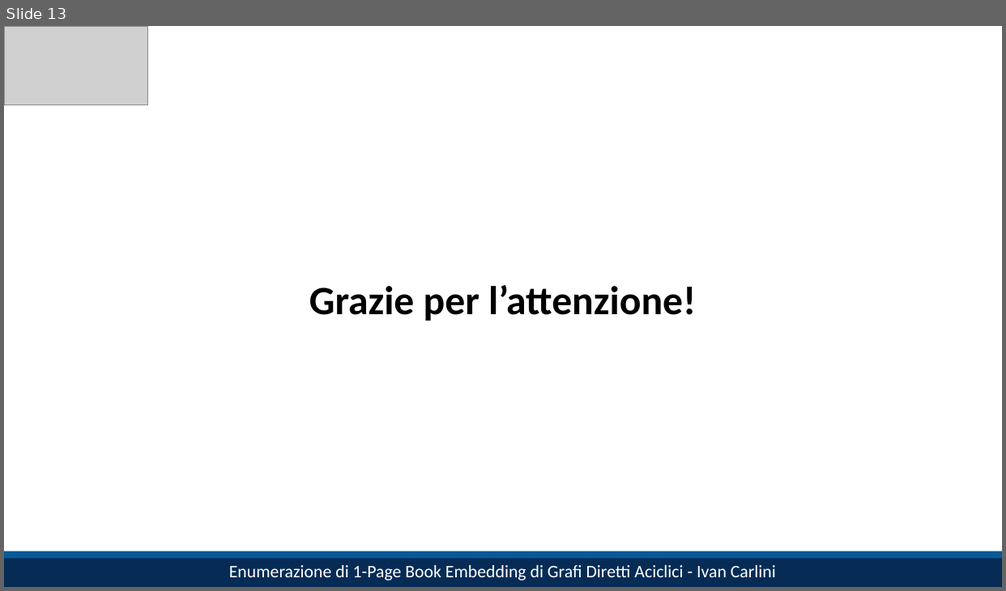
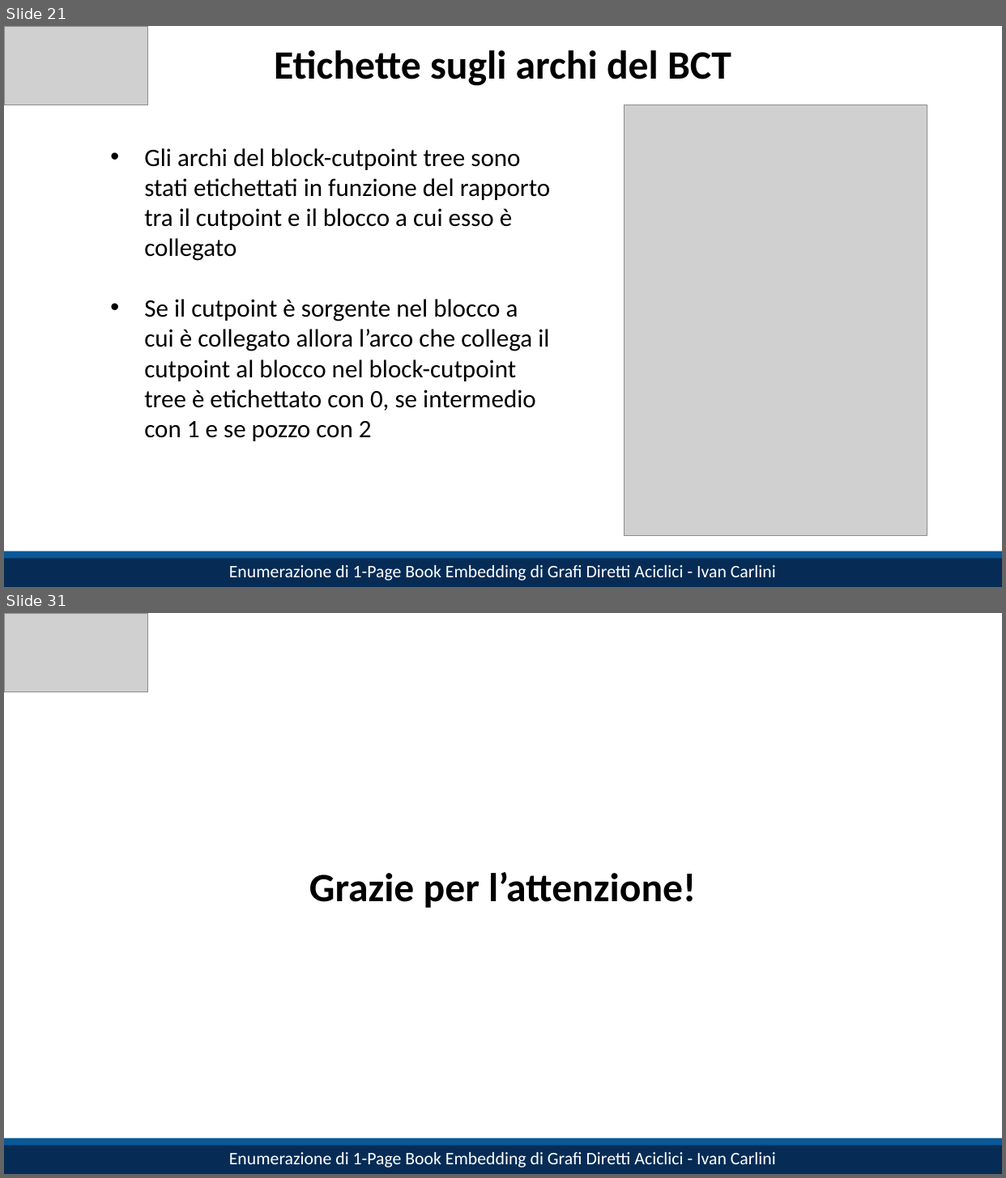
Before and after one commit to IC-99/book-embeddings, a slide deck: slides.pptx. Shown one above the other, each under a label of ours: slide 13 before the commit, slides 21 and 31 after it; the slides between them are not shown. The pictures are 1006x591 and 1006x1178 pixels, drawn with LibreOffice and Linux fonts; fonts in the diff are those of the drawing; grey boxes stand for pictures. Boxes give left, top, right and bottom in pixels: in the first picture for what was removed or moved away, otherwise in the second. Text is boxed around its words. In the diff, an @@ line names an element or a change of style, - is before the commit and + after.

```diff
--- a/slides.pptx
+++ b/slides.pptx
@@ slide 21 added at bbox=[4, 26, 1002, 587], background #FFFFFF @@
@@ picture added at bbox=[4, 26, 148, 105] @@
@@ title added at bbox=[274, 50, 731, 86], 32 pt, text #000000, bold @@
+Etichette sugli archi del BCT
@@ picture added at bbox=[624, 105, 927, 537] @@
@@ text added at bbox=[144, 148, 550, 442], 20 pt, text #000000 @@
+  • Gli archi del block-cutpoint tree sono stati etichettati in funzione del rapporto tra il cutpoint e il blocco a cui esso è collegato
+  • Se il cutpoint è sorgente nel blocco a cui è collegato allora l’arco che collega il cutpoint al blocco nel block-cutpoint tree è etichettato con 0, se intermedio con 1 e se pozzo con 2
@@ rectangle added at bbox=[4, 555, 1002, 587], fill #062C56, 14 pt, text #FFFFFF @@
+Enumerazione di 1-Page Book Embedding di Grafi Diretti Aciclici - Ivan Carlini
@@ rectangle added at bbox=[4, 551, 1002, 558], fill #0A5898 @@
@@ what was slide 13 is now slide 31 @@
```
Also in this commit, not shown: 11 slides changed, 17 other slides added, 1 other file.
